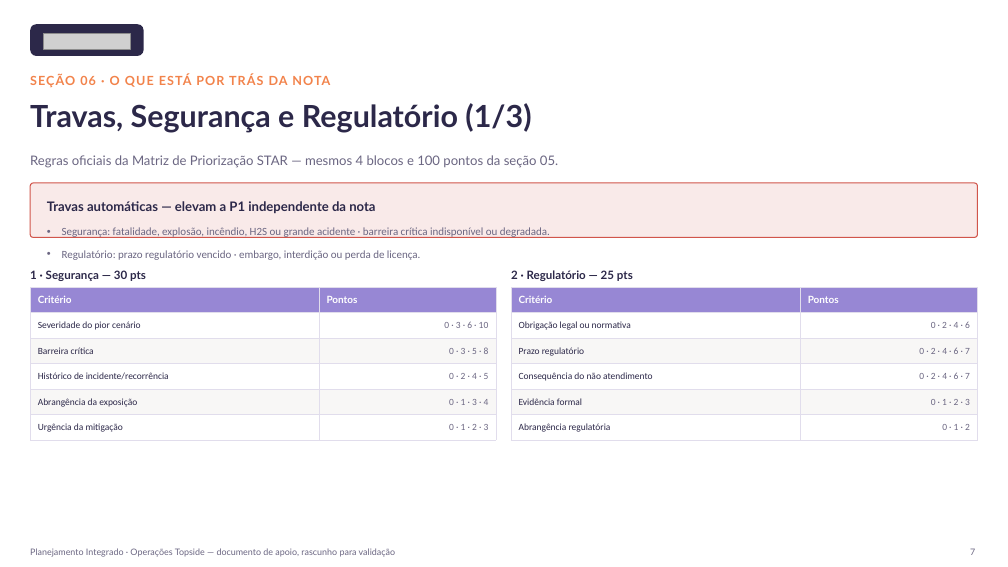
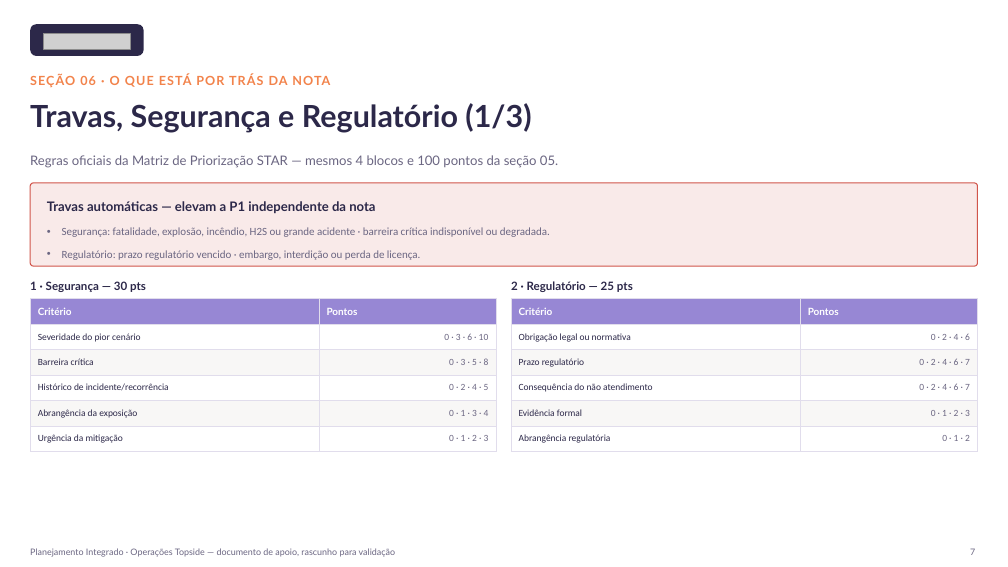
Before and after one commit to LucasRibaas/Planejamento, a slide deck: slide 8 of Planejamento_Integrado_Operacoes_Topside.pptx. Drawn at 1008x567 pixels with LibreOffice and Linux fonts; fonts in the diff are those of the drawing; grey boxes stand for pictures. Boxes give left, top, right and bottom in pixels: in the first picture for what was removed or moved away, otherwise in the second. Text is boxed around its words. In the diff, an @@ line names an element or a change of style, - is before the commit and + after.

```diff
--- a/Planejamento_Integrado_Operacoes_Topside.pptx
+++ b/Planejamento_Integrado_Operacoes_Topside.pptx
@@ rounded rectangle: place and size @@
-rounded rectangle at <box>30,183,978,237</box>
+rounded rectangle at <box>30,183,978,266</box>
@@ rounded rectangle at <box>30,183,978,266</box>: proportions changed @@
@@ 2 texts, 2 tables: place and size @@
-2 texts, 2 tables at <box>30,270,978,440</box>
+2 texts, 2 tables at <box>30,281,978,451</box>
```
Also in this commit, not shown: 10 other slides changed.
